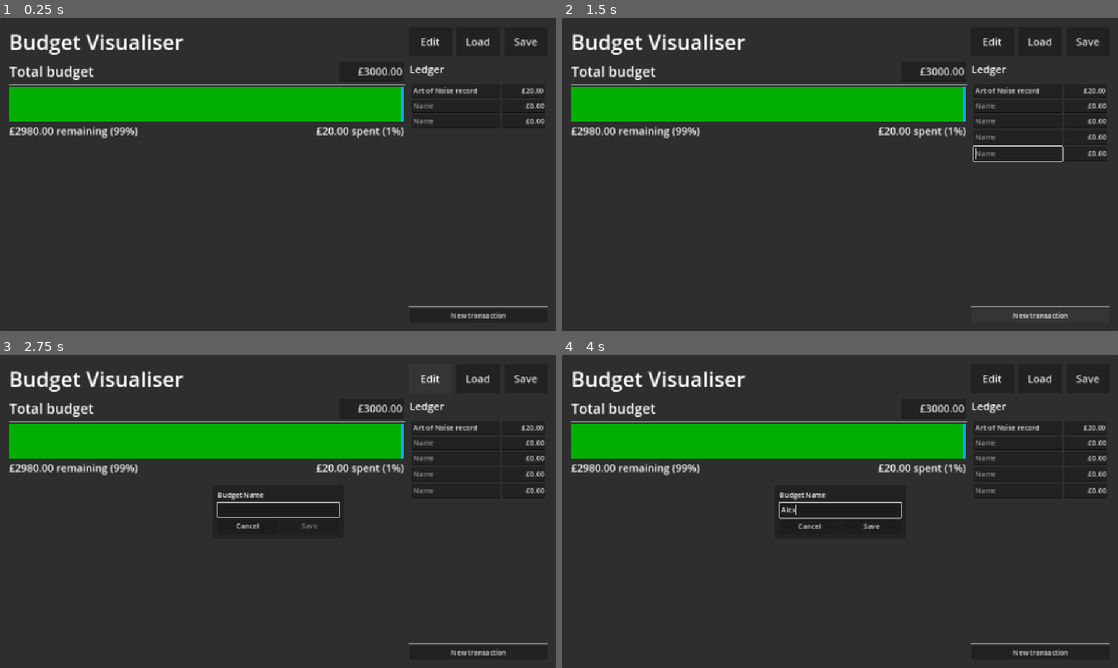
Above: before the commit, frames 1-4 (two rows, left to right).
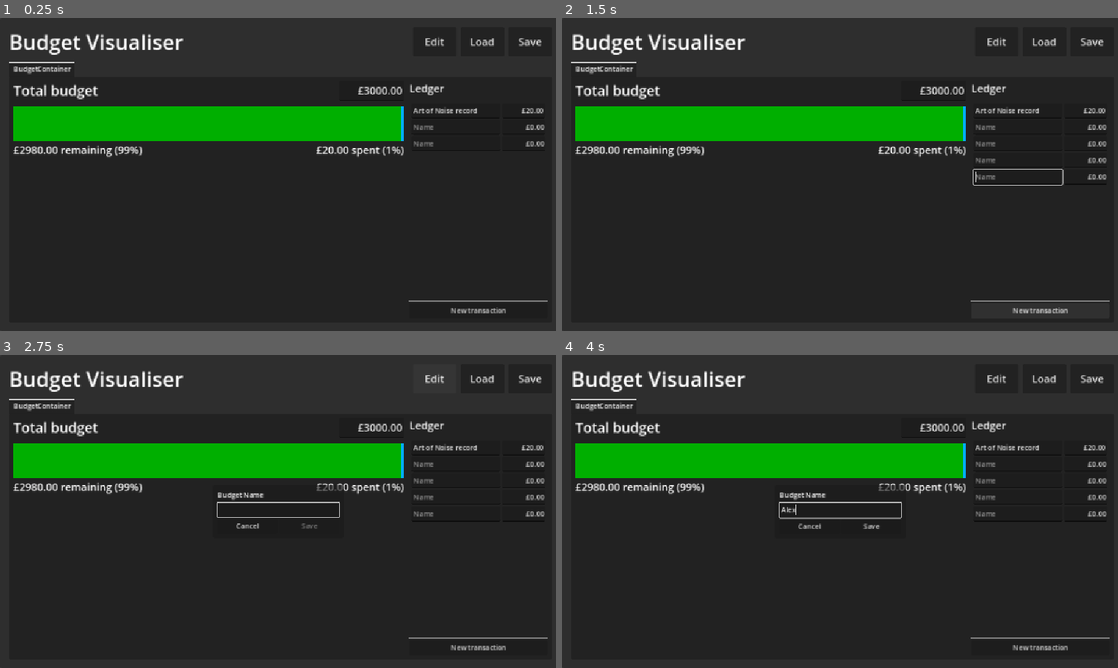
Above: after the commit, the same moments.

Repository: phrasmotica/budget-visualiser
Game: Godot game, scene res://app.tscn
Same seed, same stepped clock (60 frames per second), same inputs: the game is played once before the commit and once after it.
Inputs (mouse positions are in pixels of both pictures, inside the frame that each line leads up to):
- Up to frame 1 (0.25 s): no input
- Up to frame 2 (1.5 s): click "New transaction" at 0.5 s; click "New transaction" at 1.25 s
- Up to frame 3 (2.75 s): click "Edit" at 2 s
- Up to frame 4 (4 s): click (840, 508) at 2.77 s; type "Alex" at 2.85 s; click "Edit" at 3.5 s

The runs differ from the first frame. In frame 1, 12% of the frame differs, in the area x 1-99%, y 6-96%; in frame 2, 13%; in frame 3, 12%; in frame 4, 12%.

Commit message:
Create tab container for active budget. Set tab title when the budget is renamed

Diff:
--- a/scenes/ui.tscn
+++ b/scenes/ui.tscn
@@ -52,19 +52,35 @@
 [node name="HSeparator" type="HSeparator" parent="MarginContainer/VBoxContainer"]
 layout_mode = 2
 
-[node name="HBoxContainer" type="HBoxContainer" parent="MarginContainer/VBoxContainer"]
+[node name="TabContainer" type="TabContainer" parent="MarginContainer/VBoxContainer"]
+unique_name_in_owner = true
+layout_mode = 2
+size_flags_vertical = 3
+theme_override_constants/side_margin = 0
+current_tab = 0
+
+[node name="BudgetContainer" type="MarginContainer" parent="MarginContainer/VBoxContainer/TabContainer"]
+layout_mode = 2
+theme_override_constants/margin_left = 10
+theme_override_constants/margin_top = 10
+theme_override_constants/margin_right = 10
+theme_override_constants/margin_bottom = 10
+metadata/_tab_index = 0
+
+[node name="HBoxContainer" type="HBoxContainer" parent="MarginContainer/VBoxContainer/TabContainer/BudgetContainer"]
 layout_mode = 2
 size_flags_vertical = 3
 
-[node name="BudgetPanel" parent="MarginContainer/VBoxContainer/HBoxContainer" instance=ExtResource("1_iffwd")]
+[node name="BudgetPanel" parent="MarginContainer/VBoxContainer/TabContainer/BudgetContainer/HBoxContainer" instance=ExtResource("1_iffwd")]
 unique_name_in_owner = true
+custom_minimum_size = Vector2(900, 0)
 layout_mode = 2
 spent = 20.0
 
-[node name="VSeparator" type="VSeparator" parent="MarginContainer/VBoxContainer/HBoxContainer"]
+[node name="VSeparator" type="VSeparator" parent="MarginContainer/VBoxContainer/TabContainer/BudgetContainer/HBoxContainer"]
 layout_mode = 2
 
-[node name="LedgerPanel" parent="MarginContainer/VBoxContainer/HBoxContainer" instance=ExtResource("1_tkijw")]
+[node name="LedgerPanel" parent="MarginContainer/VBoxContainer/TabContainer/BudgetContainer/HBoxContainer" instance=ExtResource("1_tkijw")]
 unique_name_in_owner = true
 custom_minimum_size = Vector2(300, 0)
 layout_mode = 2
@@ -85,7 +101,7 @@
 [connection signal="pressed" from="MarginContainer/VBoxContainer/HBoxContainer2/EditButton" to="." method="_on_edit_button_pressed"]
 [connection signal="pressed" from="MarginContainer/VBoxContainer/HBoxContainer2/LoadButton" to="." method="_on_load_button_pressed"]
 [connection signal="pressed" from="MarginContainer/VBoxContainer/HBoxContainer2/SaveButton" to="." method="_on_save_button_pressed"]
-[connection signal="budget_changed" from="MarginContainer/VBoxContainer/HBoxContainer/BudgetPanel" to="." method="_on_budget_panel_budget_changed"]
-[connection signal="transactions_changed" from="MarginContainer/VBoxContainer/HBoxContainer/LedgerPanel" to="MarginContainer/VBoxContainer/HBoxContainer/BudgetPanel" method="_on_ledger_panel_transactions_changed"]
+[connection signal="budget_changed" from="MarginContainer/VBoxContainer/TabContainer/BudgetContainer/HBoxContainer/BudgetPanel" to="." method="_on_budget_panel_budget_changed"]
+[connection signal="transactions_changed" from="MarginContainer/VBoxContainer/TabContainer/BudgetContainer/HBoxContainer/LedgerPanel" to="MarginContainer/VBoxContainer/TabContainer/BudgetContainer/HBoxContainer/BudgetPanel" method="_on_ledger_panel_transactions_changed"]
 [connection signal="modal_hidden" from="ModalLayer/RenameModalContainer/RenameModal" to="." method="_on_rename_modal_modal_hidden"]
 [connection signal="name_submitted" from="ModalLayer/RenameModalContainer/RenameModal" to="." method="_on_rename_modal_name_submitted"]
--- a/scripts/ui.gd
+++ b/scripts/ui.gd
@@ -1,5 +1,8 @@
 @tool
 extends PanelContainer
+
+@onready
+var tab_container: TabContainer = %TabContainer
 
 @onready
 var budget_panel: BudgetPanel = %BudgetPanel
@@ -36,6 +39,9 @@
 		if rename_modal:
 			rename_modal.hide()
 
+func set_budget_title(title: String):
+	tab_container.set_tab_title(0, title)
+
 func _on_saver_loader_loaded_data(data: SaveData) -> void:
 	_save_data = data
 
@@ -44,6 +50,8 @@
 	budget.name = data.name
 	budget.total_budget = data.total_budget
 	budget.transactions = data.transactions
+
+	set_budget_title(budget.name)
 
 	budget_panel.inject(budget)
 	ledger_panel.inject(budget.transactions)
@@ -94,6 +102,8 @@
 
 	_save_data.name = new_name
 
+	set_budget_title(new_name)
+
 	created_save_data.emit(_save_data)
 
 	if rename_modal:
